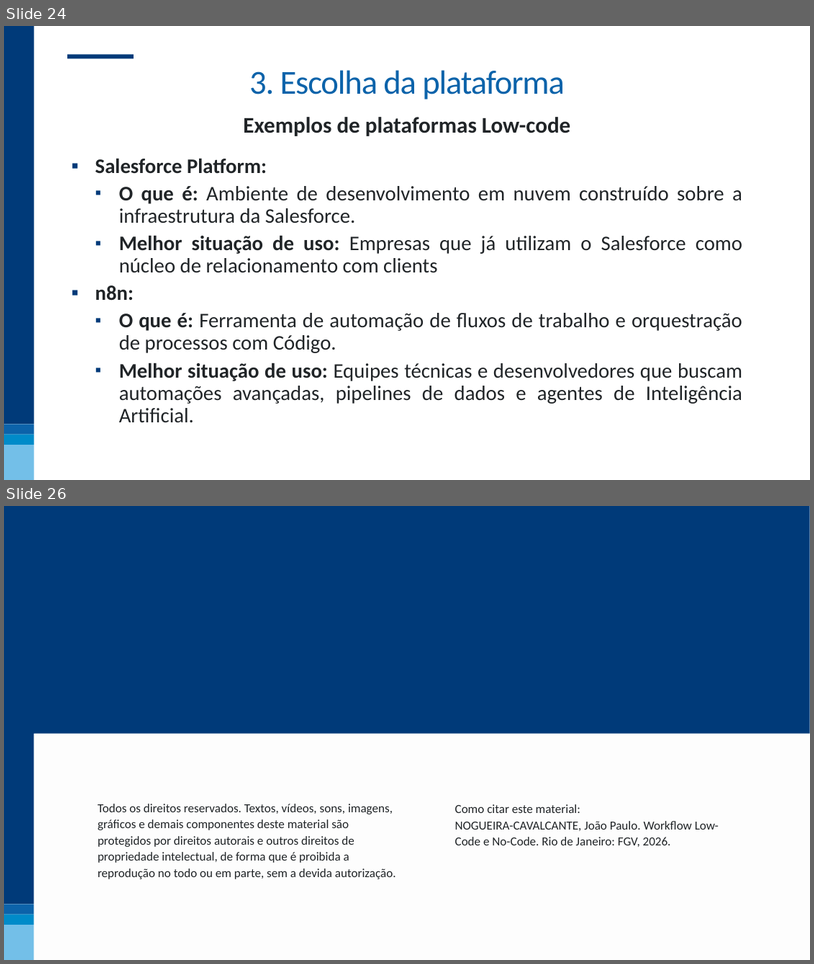
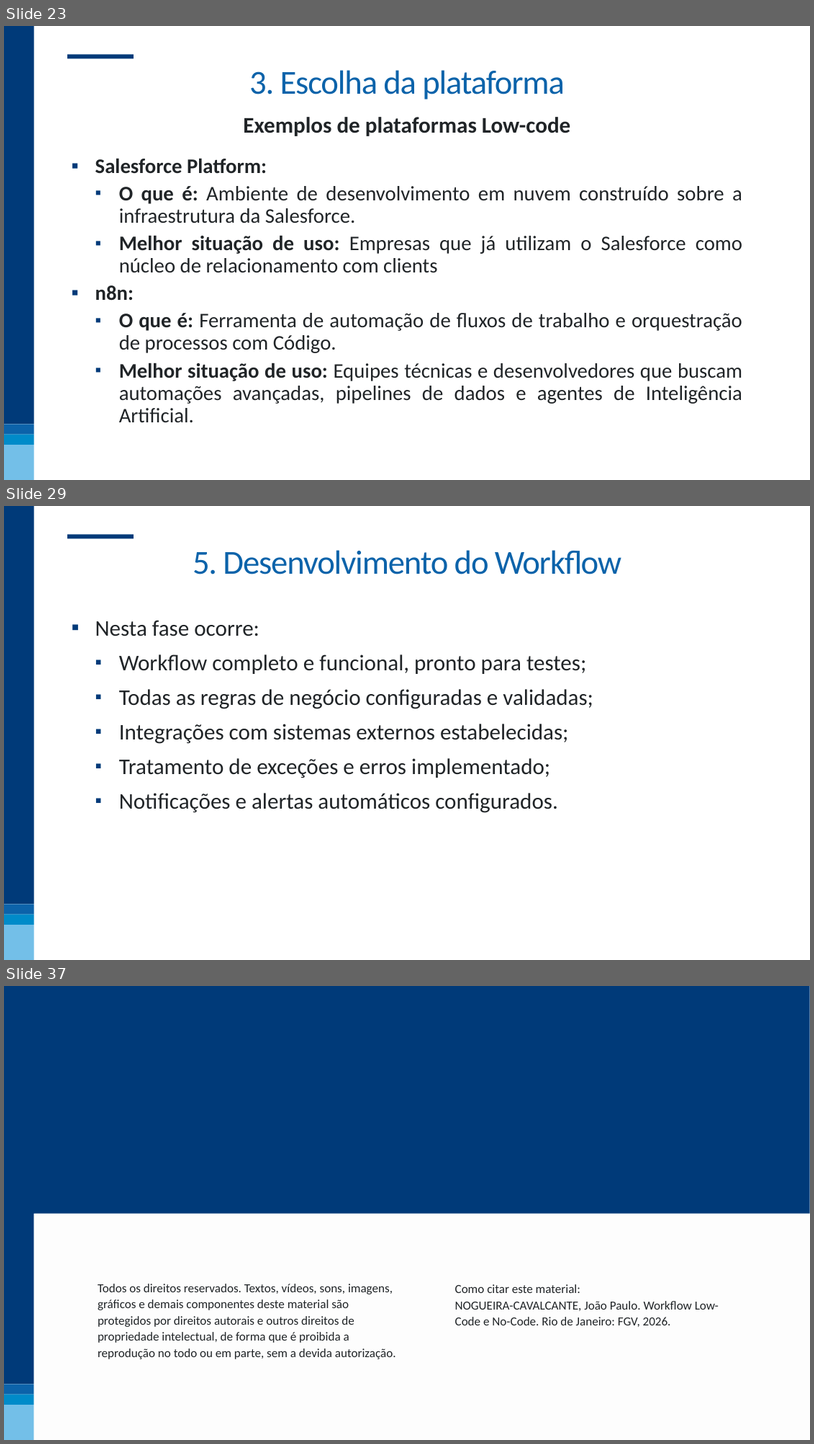
Before and after one commit to nogueira-cavalcante/FGV, a slide deck: Workflow Low-Code e No-Code/apresentações/01 - Workflow Low-code e No-code.pptx. Shown one above the other, each under a label of ours: slides 24 and 26 before the commit, slides 23, 29 and 37 after it; the slides between them are not shown. The pictures are 814x964 and 814x1444 pixels, drawn with LibreOffice and Linux fonts; fonts in the diff are those of the drawing; background and template pictures are left out. Boxes give left, top, right and bottom in pixels: in the first picture for what was removed or moved away, otherwise in the second. Text is boxed around its words. In the diff, an @@ line names an element or a change of style, - is before the commit and + after.

Commit message:
atualização da apresentação workflow low-code e no-code até o testes e validação

```diff
--- a/Workflow Low-Code e No-Code/apresentações/01 - Workflow Low-code e No-code.pptx
+++ b/Workflow Low-Code e No-Code/apresentações/01 - Workflow Low-code e No-code.pptx
@@ slide 29 added at (4,506,810,960), background #FFFFFF; not listed: 5 template elements that a slide beside it also shows @@
@@ title added at (193,550,622,574), 60 pt, text #0C63AA @@
+5. Desenvolvimento do Workflow
@@ text added at (95,620,594,813), 40 pt, text #202427 @@
+▪ Nesta fase ocorre:
+  ▪ Workflow completo e funcional, pronto para testes;
+  ▪ Todas as regras de negócio configuradas e validadas;
+  ▪ Integrações com sistemas externos estabelecidas;
+  ▪ Tratamento de exceções e erros implementado;
+  ▪ Notificações e alertas automáticos configurados.
@@ what was slide 24 is now slide 23 @@
@@ what was slide 26 is now slide 37 @@
```
Also in this commit, not shown: 5 slides changed, 11 other slides added, 1 slide removed, 1 other file.
